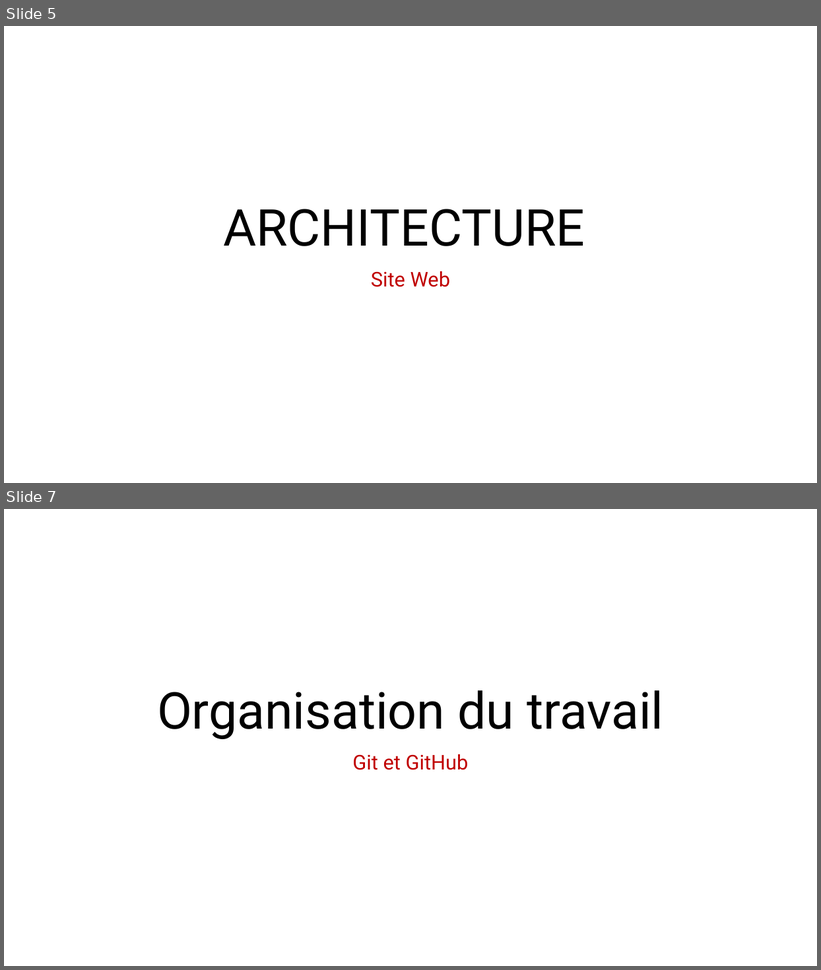
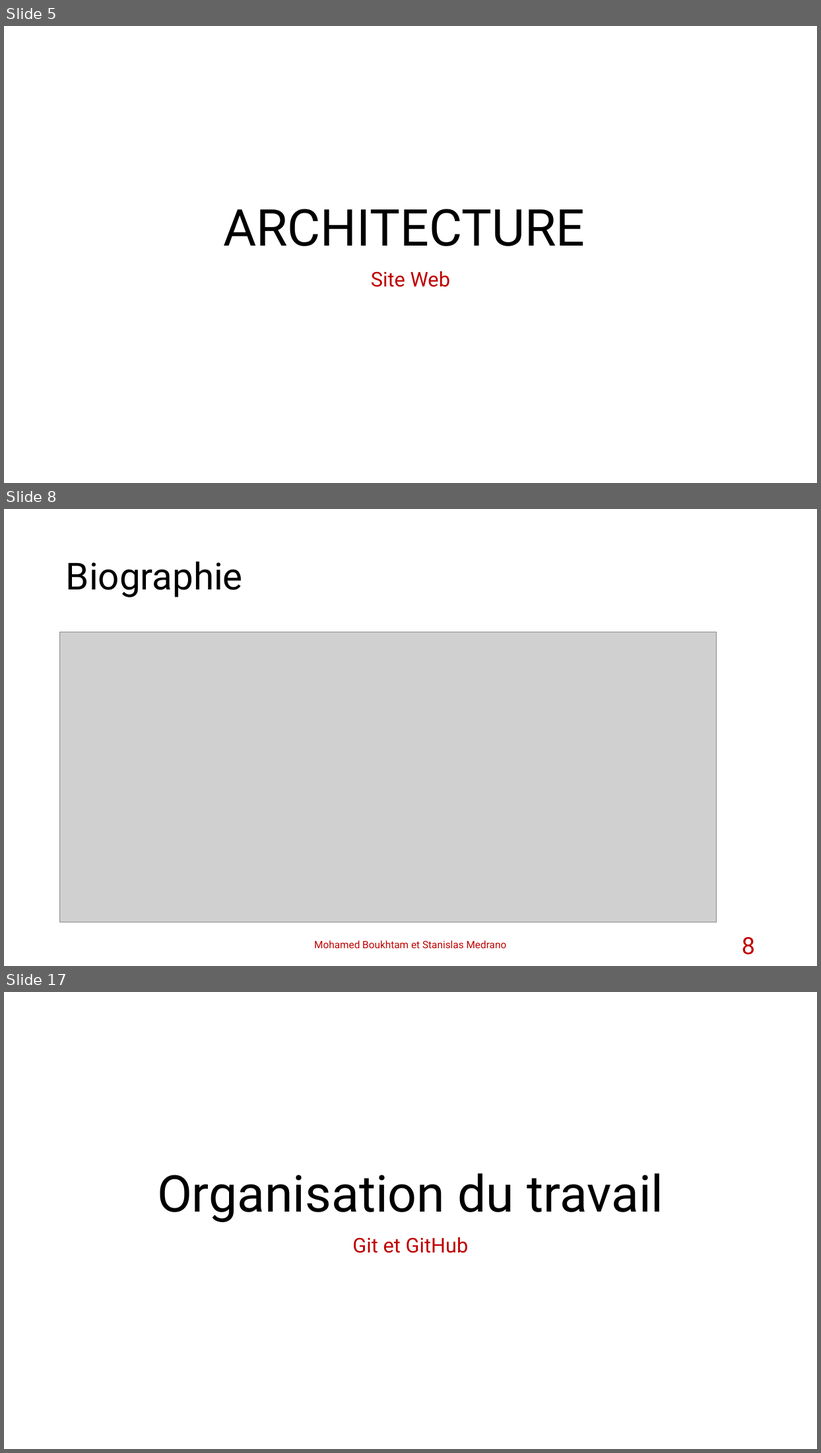
Before and after one commit to stanfrbd/stcodin, a slide deck: documents/Projet_Codin_StanislasMedrano_MohamedBoukhtam.pptx. Shown one above the other, each under a label of ours: slides 5 and 7 before the commit, slides 5, 8 and 17 after it; the slides between them are not shown. The pictures are 821x970 and 821x1453 pixels, drawn with LibreOffice and Linux fonts; fonts in the diff are those of the drawing; grey boxes stand for pictures; background and template pictures are left out. Boxes give left, top, right and bottom in pixels: in the first picture for what was removed or moved away, otherwise in the second. Text is boxed around its words. In the diff, an @@ line names an element or a change of style, - is before the commit and + after.

```diff
--- a/documents/Projet_Codin_StanislasMedrano_MohamedBoukhtam.pptx
+++ b/documents/Projet_Codin_StanislasMedrano_MohamedBoukhtam.pptx
@@ slide 8 added at [4, 509, 817, 966], background #FFFFFF @@
@@ title added at [66, 561, 243, 597], 44 pt, text #000000 @@
+Biographie
@@ picture added at [60, 632, 717, 923] @@
@@ text added at [314, 941, 507, 949], 12 pt, text #C00000 @@
+Mohamed Boukhtam et Stanislas Medrano
@@ page number added at [742, 937, 755, 955], 28 pt, text #C00000 @@
+8
@@ what was slide 7 is now slide 17 @@
```
Also in this commit, not shown: 3 slides changed, 12 other slides added, 4 other files.
